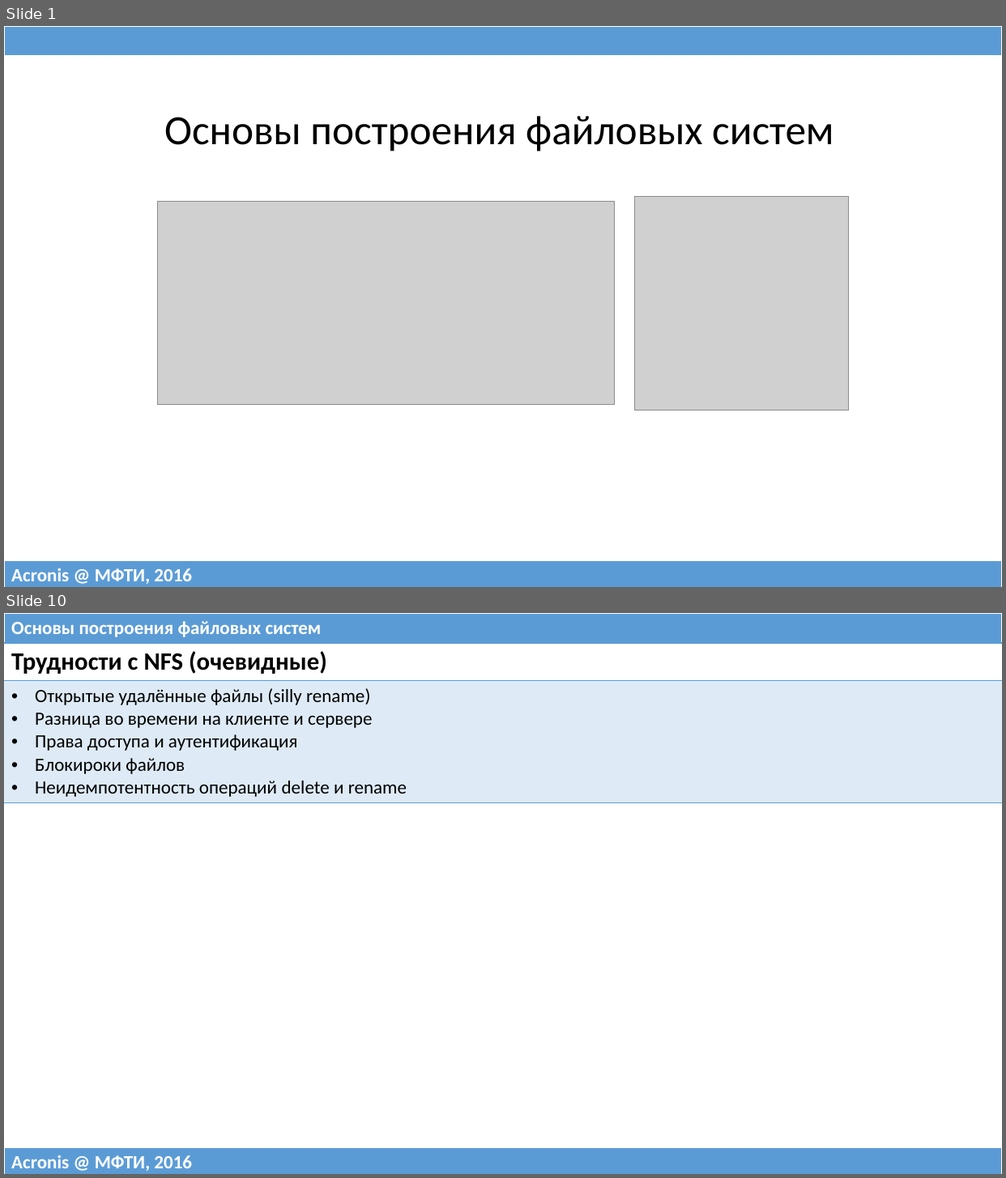
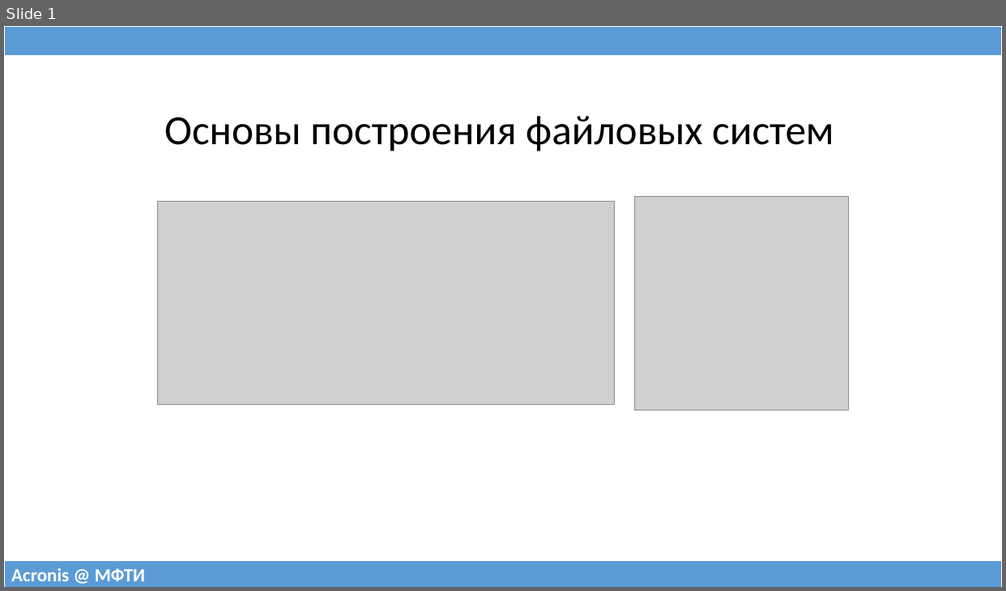
Before and after one commit to 75cc8545e7b021ed280ed0ef99fc7fc4/filesystems-101, a slide deck: talks/src/class10.pptx. Shown one above the other, each under a label of ours: slides 1 and 10 before the commit, slide 1 after it; the slides between them are not shown. The pictures are 1006x1178 and 1006x591 pixels, drawn with LibreOffice and Linux fonts; fonts in the diff are those of the drawing; grey boxes stand for pictures. Boxes give left, top, right and bottom in pixels: in the first picture for what was removed or moved away, otherwise in the second. Text is boxed around its words. In the diff, an @@ line names an element or a change of style, - is before the commit and + after.

```diff
--- a/talks/src/class10.pptx
+++ b/talks/src/class10.pptx
@@ slide 10 removed at bbox=[4, 613, 1002, 1174], background #FFFFFF @@
@@ table removed at bbox=[4, 613, 1002, 643], 1 rows, 1 columns @@
-Основы построения файловых систем
@@ table removed at bbox=[4, 643, 1002, 800], 2 rows, 1 columns @@
-Трудности с NFS (очевидные)
-Открытые удалённые файлы (silly rename) / Разница во времени на клиенте и сервере / Права доступа и аутентификация / Блокироки файлов / Неидемпотентность операций delete и rename
@@ table removed at bbox=[4, 1148, 1002, 1174], 1 rows, 1 columns @@
-Acronis @ МФТИ, 2016
@@ slide 1 changed as well @@
@@ table at bbox=[4, 561, 1002, 587] @@
-row 1, column 1: Acronis @ МФТИ, 2016
+row 1, column 1: Acronis @ МФТИ
```
Also in this commit, not shown: 2 other slides changed, 31 slides added, 12 other slides removed, 1 other file.
